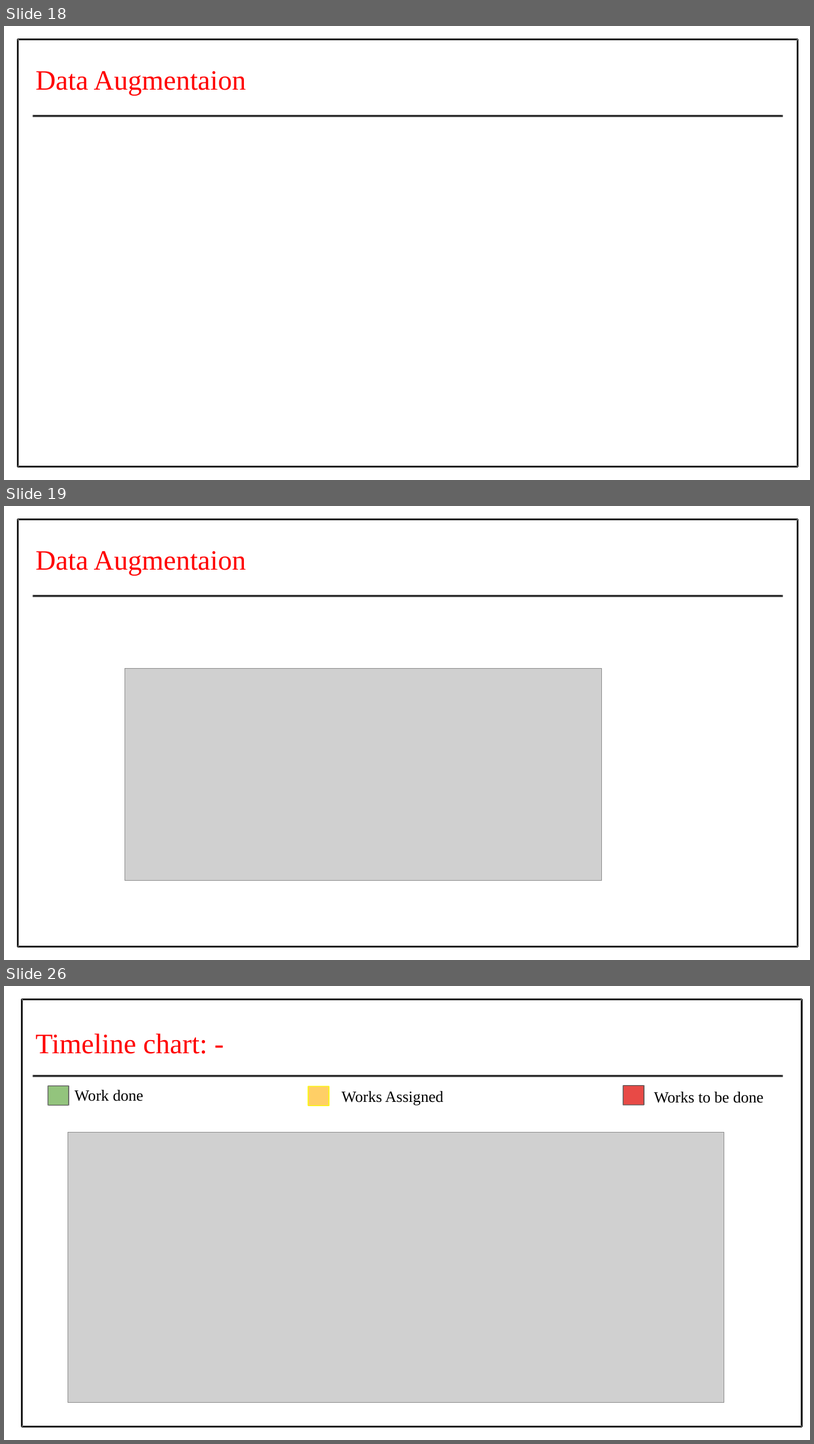
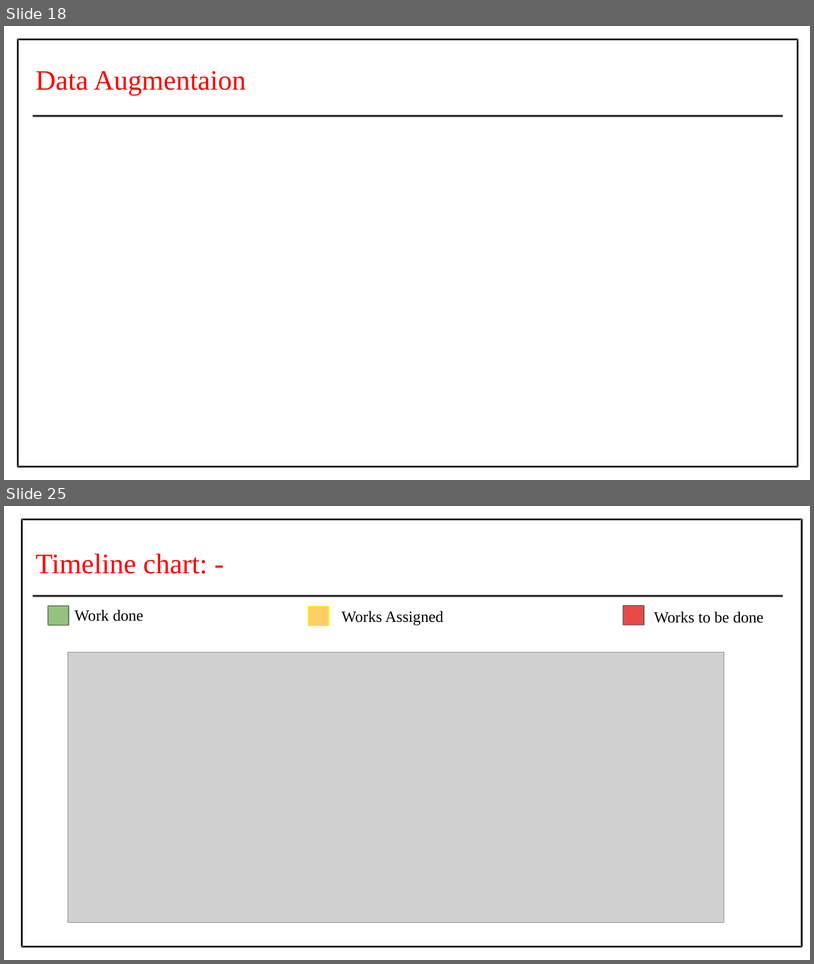
Before and after one commit to Prithiv-vijai/5g_MEC, a slide deck: Batch_4 IT-G2.pptx. Shown one above the other, each under a label of ours: slides 18, 19 and 26 before the commit, slides 18 and 25 after it; the slides between them are not shown. The pictures are 814x1444 and 814x964 pixels, drawn with LibreOffice and Linux fonts; fonts in the diff are those of the drawing; grey boxes stand for pictures. Boxes give left, top, right and bottom in pixels: in the first picture for what was removed or moved away, otherwise in the second. Text is boxed around its words. In the diff, an @@ line names an element or a change of style, - is before the commit and + after.

```diff
--- a/Batch_4 IT-G2.pptx
+++ b/Batch_4 IT-G2.pptx
@@ slide 19 removed at (4, 506, 810, 960), background #FFFFFF @@
@@ freeform shape removed at (17, 519, 799, 947) @@
@@ text removed at (36, 551, 246, 576) @@
-Data Augmentaion
@@ freeform shape removed at (33, 595, 783, 597) @@
@@ freeform shape removed at (33, 595, 783, 597) @@
@@ picture removed at (125, 668, 602, 880) @@
@@ what was slide 26 is now slide 25 @@
```
Also in this commit, not shown: 8 slides changed, 2 other files.
